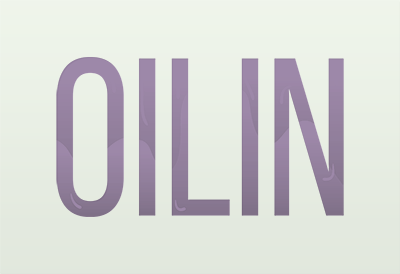
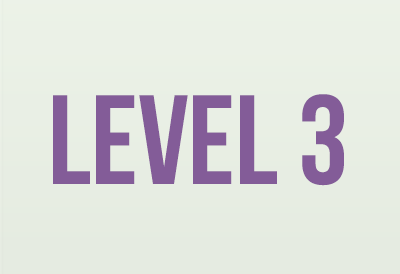
Before/after of a 400 × 274 layered artwork. What changed in the layer stack:
hid "Untitled-1" over [left=56, top=57, right=344, bottom=217]
removed layer "Layer 1" over [left=0, top=0, right=400, bottom=274]
added layer "LEVEL 3" above "Layer 3" over [left=53, top=94, right=344, bottom=186]
added layer "Layer 5" over [left=0, top=0, right=400, bottom=274]
